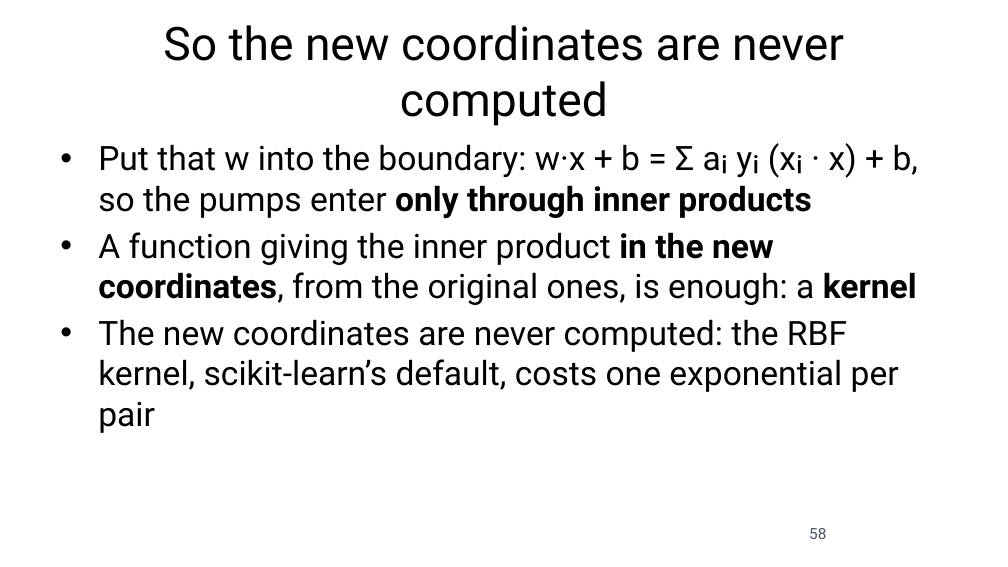
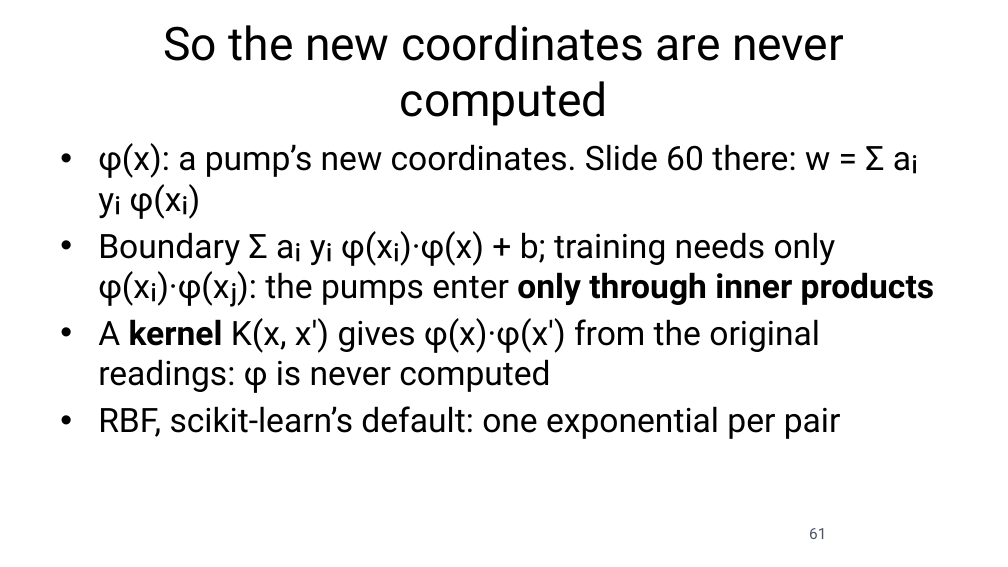
Before and after one commit to fabioantonini/technologies-for-artificial-intelligence, a slide deck: slide 61 of Lessons/06_knn_naive_bayes_svm/Slides/knn_naive_bayes_svm_slides.pptx (slide 58 before the commit). Drawn at 1008x567 pixels with LibreOffice and Linux fonts; fonts in the diff are those of the drawing; background and template pictures are left out. Boxes give left, top, right and bottom in pixels: in the first picture for what was removed or moved away, otherwise in the second. Text is boxed around its words. In the diff, an @@ line names an element or a change of style, - is before the commit and + after.

```diff
--- a/Lessons/06_knn_naive_bayes_svm/Slides/knn_naive_bayes_svm_slides.pptx
+++ b/Lessons/06_knn_naive_bayes_svm/Slides/knn_naive_bayes_svm_slides.pptx
@@ text at bbox=[98, 143, 934, 439]: text changed @@
-• Put that w into the boundary: w·x + b = Σ aᵢ yᵢ (xᵢ · x) + b, so the pumps enter only through inner products
-• A function giving the inner product in the new coordinates, from the original ones, is enough: a kernel
-• The new coordinates are never computed: the RBF kernel, scikit-learn’s default, costs one exponential per pair
+• φ(x): a pump’s new coordinates. Slide 60 there: w = Σ aᵢ yᵢ φ(xᵢ)
+• Boundary Σ aᵢ yᵢ φ(xᵢ)·φ(x) + b; training needs only φ(xᵢ)·φ(xⱼ): the pumps enter only through inner products
+• A kernel K(x, x′) gives φ(x)·φ(x′) from the original readings: φ is never computed
+• RBF, scikit-learn’s default: one exponential per pair
@@ page number at bbox=[809, 528, 826, 539]: text changed @@
-58
+61
```
Also in this commit, not shown: 14 other slides changed, 3 slides added, 21 other files.
